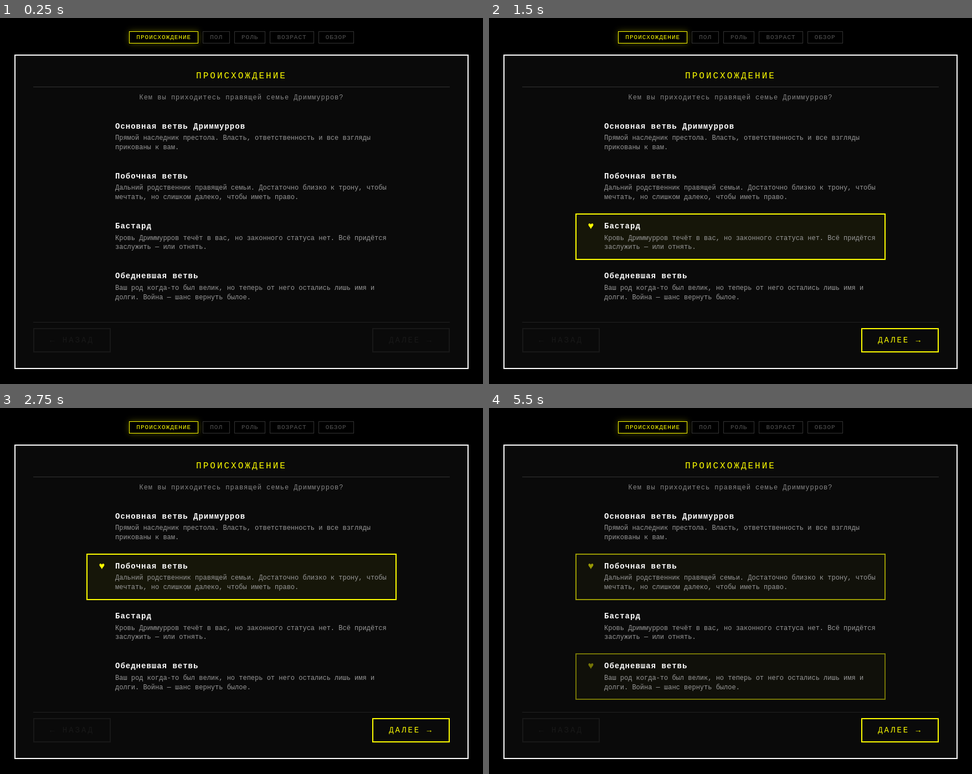
Above: before the commit, frames 1-4 (two rows, left to right).
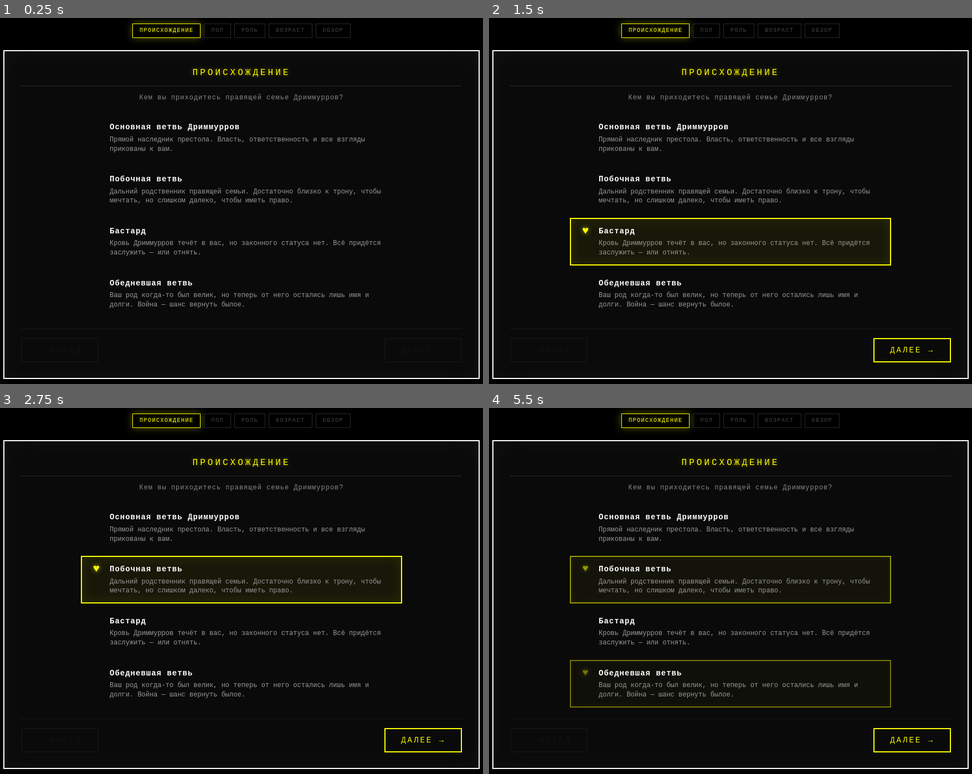
Above: after the commit, the same moments.

Repository: donneleab-bot/AAA-GAME
Game: browser game, page index.html
Two runs of this game, one before a commit and one after it. Both use one fixed random seed, a clock stepped at 60 frames per second and the inputs below.
Inputs:
- Up to frame 1 (0.25 s): no input
- Up to frame 2 (1.5 s): click "♥ Бастард Кровь Дриммурров те…" at 1.27 s
- Up to frame 3 (2.75 s): click "ДАЛЕЕ →" at 1.87 s; click "← НАЗАД" at 2.02 s; click "♥ Побочная ветвь Дальний родс…" at 2.47 s
- Up to frame 4 (5.5 s): click "♥ Обедневшая ветвь Ваш род ко…" at 3.07 s; click "♥ Основная ветвь Дриммурров П…" at 3.67 s; click "ДАЛЕЕ →" at 4.27 s; click "← НАЗАД" at 4.52 s; click "♥ Обедневшая ветвь Ваш род ко…" at 4.87 s; click "♥ Побочная ветвь Дальний родс…" at 5.47 s

The runs differ from the first frame. In frame 1, 6.8% of the frame differs, in the area x 0-100%, y 0-99%; in frame 2, 8.2%; in frame 3, 8.2%; in frame 4, 8.9%.

Commit message:
Update index.html

Diff:
--- a/index.html
+++ b/index.html
@@ -2,97 +2,118 @@
 <html lang="ru">
 <head>
 <meta charset="UTF-8">
+<meta name="viewport" content="width=device-width, initial-scale=1.0">
 <title>Dreemurr Dynasty — Character Creation</title>
 <style>
     :root {
         --bg: #000;
         --fg: #fff;
         --accent: #ff0;
+        --accent-dim: #aa0;
         --dim: #888;
         --panel: #0a0a0a;
         --border: #fff;
+        --heart: #ff0;
+        --danger: #f33;
+        --font: 'Courier New', Courier, monospace;
     }
     * { box-sizing: border-box; margin: 0; padding: 0; }
+    html, body { height: 100%; }
     body {
         background: var(--bg);
         color: var(--fg);
-        font-family: 'Courier New', Courier, monospace;
+        font-family: var(--font);
         min-height: 100vh;
         display: flex;
         justify-content: center;
         align-items: center;
-        padding: 20px;
+        padding: 24px 16px;
+        line-height: 1.4;
+        -webkit-font-smoothing: antialiased;
+        image-rendering: pixelated;
     }
 
     #app {
         width: 100%;
-        max-width: 820px;
+        max-width: 860px;
         display: flex;
         flex-direction: column;
-        gap: 20px;
+        gap: 18px;
     }
 
     /* ---------- Верхняя панель шагов ---------- */
     .steps-bar {
         display: flex;
         justify-content: center;
-        gap: 8px;
+        gap: 6px;
         flex-wrap: wrap;
+        padding: 4px;
     }
     .step-pip {
-        font-size: 11px;
-        letter-spacing: 1px;
-        padding: 4px 12px;
-        border: 1px solid #333;
-        color: #555;
+        font-size: 10px;
+        letter-spacing: 1.5px;
+        padding: 5px 12px;
+        border: 1px solid #2a2a2a;
+        color: #444;
         text-transform: uppercase;
+        transition: all 0.15s;
+        white-space: nowrap;
     }
     .step-pip.done {
-        border-color: var(--accent-dim, #aa0);
-        color: #aa0;
+        border-color: var(--accent-dim);
+        color: var(--accent-dim);
     }
     .step-pip.current {
         border-color: var(--accent);
         color: var(--accent);
-        box-shadow: 0 0 12px rgba(255,255,0,0.3);
+        box-shadow: 0 0 14px rgba(255,255,0,0.35);
+        text-shadow: 0 0 8px rgba(255,255,0,0.5);
     }
 
     /* ---------- Основная рамка-экран ---------- */
     .screen {
         border: 2px solid var(--border);
         background: var(--panel);
-        padding: 28px 32px;
+        padding: 28px 30px;
         display: none;
         flex-direction: column;
-        gap: 22px;
+        gap: 20px;
         position: relative;
-        min-height: 420px;
-    }
-    .screen.active { display: flex; }
+        min-height: 440px;
+        box-shadow: 0 0 0 1px #000, 0 0 40px rgba(255,255,255,0.03) inset;
+    }
+    .screen.active { display: flex; animation: fadeIn 0.2s ease; }
+
+    @keyframes fadeIn {
+        from { opacity: 0; transform: translateY(4px); }
+        to { opacity: 1; transform: translateY(0); }
+    }
 
     .screen-title {
         font-size: 16px;
-        letter-spacing: 3px;
+        letter-spacing: 4px;
         text-transform: uppercase;
         color: var(--accent);
         text-align: center;
-        border-bottom: 1px solid #333;
-        padding-bottom: 10px;
+        border-bottom: 1px solid #2a2a2a;
+        padding-bottom: 12px;
+        text-shadow: 0 0 10px rgba(255,255,0,0.4);
     }
     .screen-sub {
         font-size: 12px;
         color: var(--dim);
         text-align: center;
         letter-spacing: 1px;
-        margin-top: -10px;
+        margin-top: -8px;
+        line-height: 1.5;
     }
 
     /* ---------- Список опций (стиль Undertale) ---------- */
     .option-list {
         display: flex;
         flex-direction: column;
-        gap: 6px;
-        max-width: 560px;
+        gap: 8px;
+        max-width: 580px;
         margin: 0 auto;
         width: 100%;
     }
@@ -109,38 +130,49 @@
         color: var(--fg);
         font-family: inherit;
         font-size: 14px;
-        line-height: 1.4;
+        line-height: 1.45;
+        width: 100%;
     }
     .option:hover {
         border-color: #444;
+        background: rgba(255,255,255,0.02);
     }
     .option.selected {
         border-color: var(--accent);
-        background: rgba(255,255,0,0.05);
+        background: rgba(255,255,0,0.06);
+        box-shadow: 0 0 20px rgba(255,255,0,0.1) inset;
     }
     .option .heart {
-        color: var(--accent);
+        color: var(--heart);
         font-size: 18px;
-        line-height: 1;
+        line-height: 1.1;
         flex-shrink: 0;
         width: 20px;
         text-align: center;
         opacity: 0;
-        transition: opacity 0.1s;
-    }
-    .option.selected .heart { opacity: 1; }
-    .option .opt-body { display: flex; flex-direction: column; gap: 3px; }
-    .option .opt-name { font-weight: bold; letter-spacing: 1px; }
-    .option .opt-desc { font-size: 12px; color: #999; }
+        transition: opacity 0.1s, transform 0.1s;
+        text-shadow: 0 0 8px rgba(255,255,0,0.6);
+    }
+    .option.selected .heart {
+        opacity: 1;
+        animation: heartBeat 0.8s infinite;
+    }
+    @keyframes heartBeat {
+        0%, 100% { transform: scale(1); }
+        50% { transform: scale(1.15); }
+    }
+    .option .opt-body { display: flex; flex-direction: column; gap: 4px; }
+    .option .opt-name { font-weight: bold; letter-spacing: 1px; font-size: 14px; }
+    .option .opt-desc { font-size: 12px; color: #999; line-height: 1.4; }
 
     /* ---------- Сетка ролей ---------- */
     .roles-grid {
         display: grid;
-        grid-template-columns: repeat(auto-fill, minmax(230px, 1fr));
+        grid-template-columns: repeat(auto-fill, minmax(240px, 1fr));
         gap: 12px;
     }
     .role-card {
-        border: 2px solid #333;
+        border: 2px solid #2a2a2a;
         background: #070707;
         padding: 14px;
         cursor: pointer;
@@ -149,15 +181,16 @@
         align-items: flex-start;
         transition: all 0.12s;
         position: relative;
-    }
-    .role-card:hover { border-color: #666; }
+        min-height: 110px;
+    }
+    .role-card:hover { border-color: #666; background: #0d0d0d; }
     .role-card.selected {
         border-color: var(--accent);
-        background: rgba(255,255,0,0.05);
-        box-shadow: 0 0 18px rgba(255,255,0,0.12);
+        background: rgba(255,255,0,0.06);
+        box-shadow: 0 0 20px rgba(255,255,0,0.15);
     }
     .role-card.disabled {
-        opacity: 0.25;
+        opacity: 0.2;
         cursor: not-allowed;
         filter: grayscale(1);
     }
@@ -165,77 +198,86 @@
         position: absolute;
         top: 8px;
         right: 10px;
-        color: var(--accent);
+        color: var(--heart);
         font-size: 14px;
         opacity: 0;
-    }
-    .role-card.selected .heart-badge { opacity: 1; }
+        text-shadow: 0 0 8px rgba(255,255,0,0.6);
+    }
+    .role-card.selected .heart-badge {
+        opacity: 1;
+        animation: heartBeat 0.8s infinite;
+    }
 
     .role-avatar {
-        width: 46px;
-        height: 46px;
+        width: 48px;
+        height: 48px;
         border-radius: 50%;
         flex-shrink: 0;
         border: 2px solid #fff;
-    }
-    .role-info { display: flex; flex-direction: column; gap: 3px; }
-    .role-name { font-size: 13px; font-weight: bold; letter-spacing: 0.5px; }
-    .role-desc { font-size: 11px; color: #999; line-height: 1.35; }
+        box-shadow: 0 0 12px rgba(255,255,255,0.15);
+    }
+    .role-info { display: flex; flex-direction: column; gap: 4px; padding-right: 14px; }
+    .role-name { font-size: 13px; font-weight: bold; letter-spacing: 0.5px; line-height: 1.3; }
+    .role-desc { font-size: 11px; color: #999; line-height: 1.4; }
 
     /* ---------- Возраст ---------- */
     .age-grid {
         display: grid;
-        grid-template-columns: repeat(auto-fit, minmax(150px, 1fr));
+        grid-template-columns: repeat(auto-fit, minmax(160px, 1fr));
         gap: 10px;
-        max-width: 620px;
+        max-width: 680px;
         margin: 0 auto;
         width: 100%;
     }
     .age-btn {
         background: transparent;
-        border: 2px solid #333;
+        border: 2px solid #2a2a2a;
         color: var(--fg);
         font-family: inherit;
         padding: 16px 10px;
         cursor: pointer;
         display: flex;
         flex-direction: column;
-        gap: 4px;
+        gap: 5px;
         align-items: center;
         transition: all 0.12s;
-    }
-    .age-btn:hover { border-color: #666; }
+        text-align: center;
+    }
+    .age-btn:hover { border-color: #666; background: #0d0d0d; }
     .age-btn.selected {
         border-color: var(--accent);
-        background: rgba(255,255,0,0.05);
-        box-shadow: 0 0 14px rgba(255,255,0,0.15);
+        background: rgba(255,255,0,0.06);
+        box-shadow: 0 0 18px rgba(255,255,0,0.15);
     }
     .age-btn .age-label { font-size: 15px; font-weight: bold; letter-spacing: 1px; }
     .age-btn .age-range { font-size: 11px; color: #888; }
-    .age-btn.selected .age-label { color: var(--accent); }
+    .age-btn .age-hint { font-size: 10px; color: #666; margin-top: 3px; line-height: 1.3; }
+    .age-btn.selected .age-label { color: var(--accent); text-shadow: 0 0 8px rgba(255,255,0,0.5); }
 
     /* ---------- Обзор ---------- */
     .review-box {
         display: flex;
-        gap: 24px;
+        gap: 28px;
         align-items: center;
         justify-content: center;
         flex-wrap: wrap;
-        padding: 10px 0;
+        padding: 12px 0;
     }
     .review-avatar {
-        width: 120px;
-        height: 120px;
+        width: 130px;
+        height: 130px;
         border-radius: 50%;
         border: 3px solid var(--accent);
-        box-shadow: 0 0 30px rgba(255,255,0,0.3);
+        box-shadow: 0 0 36px rgba(255,255,0,0.35);
         flex-shrink: 0;
     }
     .review-details {
         display: flex;
         flex-direction: column;
         gap: 8px;
-        min-width: 240px;
+        min-width: 260px;
+        flex: 1;
+        max-width: 360px;
     }
     .review-row {
         display: flex;
@@ -243,9 +285,9 @@
         gap: 16px;
         font-size: 13px;
         border-bottom: 1px dashed #222;
-        padding-bottom: 6px;
-    }
-    .review-row .label { color: #888; letter-spacing: 1px; }
+        padding-bottom: 7px;
+    }
+    .review-row .label { color: #888; letter-spacing: 1px; flex-shrink: 0; }
     .review-row .value { color: var(--fg); text-align: right; font-weight: bold; }
 
     /* ---------- Нижняя панель кнопок ---------- */
@@ -254,8 +296,8 @@
         justify-content: space-between;
         gap: 12px;
         margin-top: auto;
-        padding-top: 10px;
-        border-top: 1px solid #222;
+        padding-top: 16px;
+        border-top: 1px solid #1a1a1a;
     }
     .nav-btn {
         background: transparent;
@@ -265,6 +307,7 @@
         cursor: pointer;
         letter-spacing: 3px;
         transition: all 0.12s;
+        text-transform: uppercase;
     }
     .nav-btn.back {
         border: 2px solid #555;
@@ -279,31 +322,47 @@
     .nav-btn.next:hover:not(:disabled) {
         background: var(--accent);
         color: #000;
-        box-shadow: 0 0 20px rgba(255,255,0,0.4);
+        box-shadow: 0 0 24px rgba(255,255,0,0.45);
     }
     .nav-btn:disabled {
-        opacity: 0.25;
+        opacity: 0.2;
         cursor: not-allowed;
-        border-color: #444;
-        color: #444;
-    }
-
-    /* ---------- Финальный экран-заглушка ---------- */
+        border-color: #333;
+        color: #333;
+    }
+
+    /* ---------- Финальный экран ---------- */
     #game-screen {
         display: none;
         flex-direction: column;
-        gap: 22px;
+        gap: 20px;
         align-items: center;
         text-align: center;
     }
     #game-screen.active { display: flex; }
     .placeholder-note {
         font-size: 12px;
-        color: #555;
+        color: #777;
         border: 1px dashed #333;
-        padding: 14px 20px;
-        max-width: 500px;
-        line-height: 1.6;
+        padding: 16px 22px;
+        max-width: 520px;
+        line-height: 1.7;
+        background: rgba(255,255,255,0.01);
+    }
+    .placeholder-note strong { color: var(--accent-dim); }
+
+    /* ---------- Мобильная адаптация ---------- */
+    @media (max-width: 560px) {
+        body { padding: 12px 8px; }
+        .screen { padding: 22px 16px; min-height: 400px; }
+        .screen-title { font-size: 14px; letter-spacing: 2px; }
+        .option { padding: 10px 12px; font-size: 13px; }
+        .roles-grid { grid-template-columns: 1fr; }
+        .nav-btn { padding: 11px 18px; font-size: 12px; letter-spacing: 2px; }
+        .review-avatar { width: 100px; height: 100px; }
+        .review-details { min-width: 0; width: 100%; }
+        .age-grid { grid-template-columns: 1fr 1fr; }
+        .step-pip { font-size: 9px; padding: 4px 8px; }
     }
 </style>
 </head>
@@ -319,8 +378,8 @@
         <div class="screen-sub">Кем вы приходитесь правящей семье Дриммурров?</div>
         <div class="option-list" id="origin-list"></div>
         <div class="nav-row">
-            <button class="nav-btn back" disabled>← НАЗАД</button>
-            <button class="nav-btn next" id="next-origin" disabled>ДАЛЕЕ →</button>
+            <button class="nav-btn back" disabled>← Назад</button>
+            <button class="nav-btn next" id="next-origin" disabled>Далее →</button>
         </div>
     </div>
 
@@ -330,8 +389,8 @@
         <div class="screen-sub">Выберите пол вашего персонажа</div>
         <div class="option-list" id="gender-list"></div>
         <div class="nav-row">
-            <button class="nav-btn back" id="back-gender">← НАЗАД</button>
-            <button class="nav-btn next" id="next-gender" disabled>ДАЛЕЕ →</button>
+            <button class="nav-btn back" id="back-gender">← Назад</button>
+            <button class="nav-btn next" id="next-gender" disabled>Далее →</button>
         </div>
     </div>
 
@@ -341,8 +400,8 @@
         <div class="screen-sub">Ваше место в войне людей и монстров</div>
         <div class="roles-grid" id="roles-grid"></div>
         <div class="nav-row">
-            <button class="nav-btn back" id="back-role">← НАЗАД</button>
-            <button class="nav-btn next" id="next-role" disabled>ДАЛЕЕ →</button>
+            <button class="nav-btn back" id="back-role">← Назад</button>
+            <button class="nav-btn next" id="next-role" disabled>Далее →</button>
         </div>
     </div>
 
@@ -352,8 +411,8 @@
         <div class="screen-sub">Сколько вам лет на момент начала войны?</div>
         <div class="age-grid" id="age-grid"></div>
         <div class="nav-row">
-            <button class="nav-btn back" id="back-age">← НАЗАД</button>
-            <button class="nav-btn next" id="next-age" disabled>ДАЛЕЕ →</button>
+            <button class="nav-btn back" id="back-age">← Назад</button>
+            <button class="nav-btn next" id="next-age" disabled>Далее →</button>
         </div>
     </div>
 
@@ -366,12 +425,12 @@
             <div class="review-details" id="review-details"></div>
         </div>
         <div class="nav-row">
-            <button class="nav-btn back" id="back-review">← НАЗАД</button>
-            <button class="nav-btn next" id="start-game">НАЧАТЬ →</button>
+            <button class="nav-btn back" id="back-review">← Назад</button>
+            <button class="nav-btn next" id="start-game">Начать →</button>
         </div>
     </div>
 
-    <!-- ИГРОВОЙ ЭКРАН (заглушка) -->
+    <!-- ИГРОВОЙ ЭКРАН -->
     <div class="screen" id="game-screen">
         <div class="screen-title">Война началась</div>
         <div class="review-box">
@@ -379,17 +438,16 @@
             <div class="review-details" id="game-details"></div>
         </div>
         <div class="placeholder-note">
-            Здесь будет игровой процесс: ресурсы (Надежда, Единство, Души),<br>
+            Здесь будет игровой процесс: <strong>ресурсы</strong> (Надежда, Единство, Души),<br>
             ходы, военные события и решения, влияющие на судьбу династии.<br><br>
             Пока это заглушка — ваш персонаж сохранён.
         </div>
         <div class="nav-row">
-            <button class="nav-btn back" id="restart">← НАЧАТЬ ЗАНОВО</button>
+            <button class="nav-btn back" id="restart">← Начать заново</button>
         </div>
     </div>
 
 </div>
-
 <script>
 /* ============================================================
    ДАННЫЕ
@@ -522,7 +580,9 @@
     originList.innerHTML = '';
     ORIGINS.forEach(o => {
         const btn = document.createElement('button');
+        btn.type = 'button';
         btn.className = 'option';
+        btn.dataset.id = o.id;
         btn.innerHTML = `
             <span class="heart">♥</span>
             <span class="opt-body">
@@ -549,7 +609,9 @@
     genderList.innerHTML = '';
     GENDERS.forEach(g => {
         const btn = document.createElement('button');
+        btn.type = 'button';
         btn.className = 'option';
+        btn.dataset.id = g.id;
         btn.innerHTML = `
             <span class="heart">♥</span>
             <span class="opt-body">
@@ -638,11 +700,13 @@
     ageGrid.innerHTML = '';
     AGES.forEach(a => {
         const btn = document.createElement('button');
+        btn.type = 'button';
         btn.className = 'age-btn';
+        btn.dataset.id = a.id;
         btn.innerHTML = `
             <span class="age-label">${a.label}</span>
             <span class="age-range">${a.range}</span>
-            <span class="age-range" style="margin-top:4px; color:#666; font-size:10px;">${a.desc}</span>
+            <span class="age-hint">${a.desc}</span>
         `;
         btn.addEventListener('click', () => {
             state.age = a.id;
